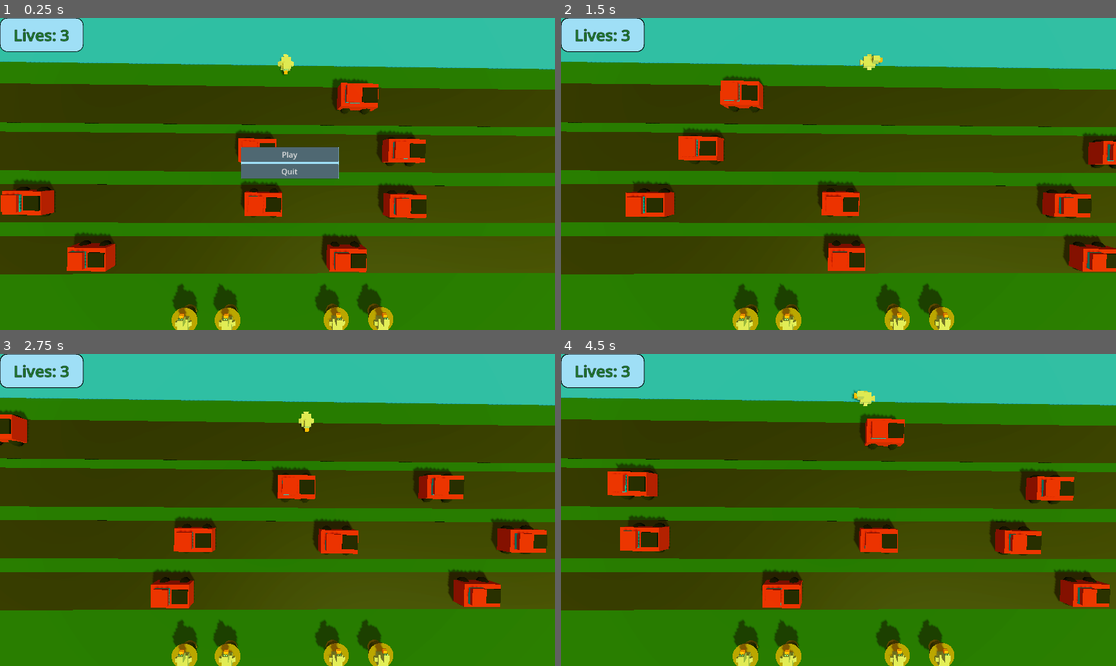
Above: before the commit, frames 1-4 (two rows, left to right).
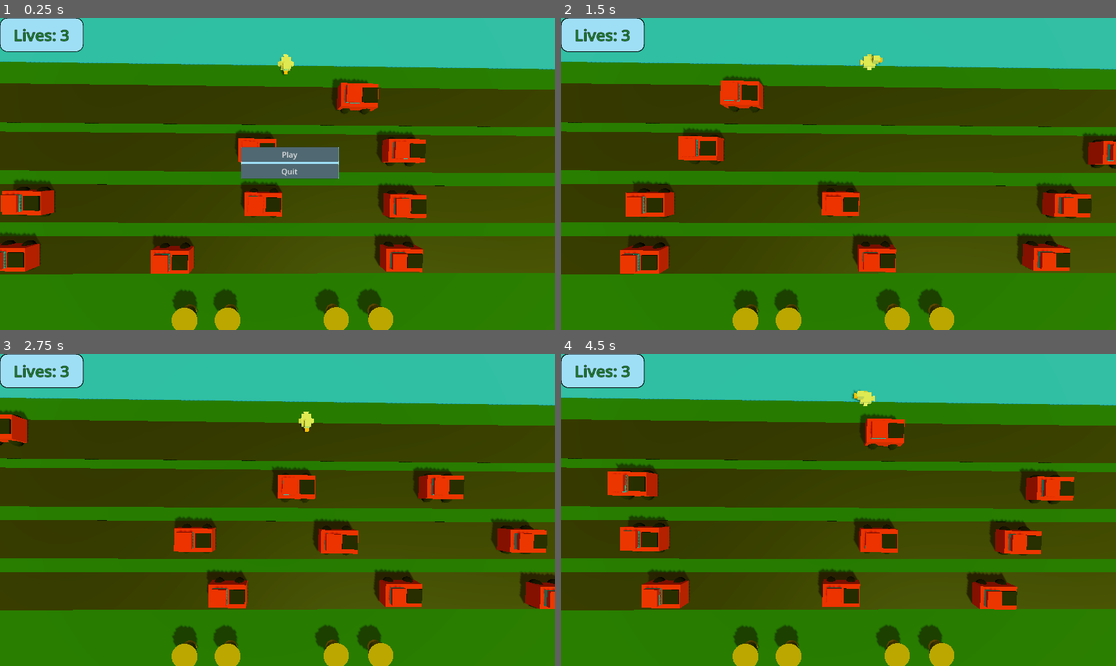
Above: after the commit, the same moments.

Repository: PushingPolygons/dangerxing-PCCDanny
Game: Godot game, scene res://Main/Main.tscn
Same seed, same stepped clock (60 frames per second), same inputs: the game is played once before the commit and once after it.
Inputs:
- Up to frame 1 (0.25 s): no input
- Up to frame 2 (1.5 s): click "Play" at 0.5 s; hold D (move_right) from 1.28 s (still down)
- Up to frame 3 (2.75 s): release D (move_right) at 2.03 s; hold S (move_down) from 2.03 s (still down)
- Up to frame 4 (4.5 s): release S (move_down) at 2.78 s; hold D (move_right) 2.78-3.53 s; hold W (move_up) 3.53-4.28 s; hold A (move_left) from 4.28 s (still down)

The runs differ from the first frame. In frame 1, 4.6% of the frame differs, in the area x 0-77%, y 68-100%; in frame 2, 4.6%; in frame 3, 4.8%; in frame 4, 5.0%, in the area x 14-99%, y 68-100%.

Commit message:
Roost array
the roost array

Diff:
--- a/Code/Main/Main.gd
+++ b/Code/Main/Main.gd
@@ -8,6 +8,9 @@
 @onready var quit_button = $Menu/VBoxContainer/QuitButton
 
 
+var roosts: Array[Roost] = [$Roosts/Roost1, $Roosts/Roost2, $Roosts/Roost3, $Roosts/Roost4]
+
+
 
 func _ready():
 	play_button.pressed.connect(OnPlayPressed)
@@ -15,7 +18,8 @@
 
 
 
-
+func IsGameOver():
+	return false
 
 
 func SpawnPlayer():
--- a/Code/Main/Main.tscn
+++ b/Code/Main/Main.tscn
@@ -81,13 +81,17 @@
 [node name="Vehicle" parent="." instance=ExtResource("4_bruup")]
 transform = Transform3D(0.0127057, 0, 0.999919, 0, 1, 0, -0.999919, 0, 0.0127057, 7.61419, 0.543458, -5.06648)
 
+[node name="Vehicle9" parent="." instance=ExtResource("4_bruup")]
+transform = Transform3D(0.0127057, 0, 0.999919, 0, 1, 0, -0.999919, 0, 0.0127057, -6.74719, 0.543458, 6.62609)
+speed = 5.0
+
 [node name="Vehicle8" parent="." instance=ExtResource("4_bruup")]
-transform = Transform3D(0.0127057, 0, 0.999919, 0, 1, 0, -0.999919, 0, 0.0127057, -8.46699, 0.543458, 6.44724)
-speed = 21.0
+transform = Transform3D(0.0127057, 0, 0.999919, 0, 1, 0, -0.999919, 0, 0.0127057, -17.8978, 0.543458, 6.44724)
+speed = 5.0
 
 [node name="Vehicle7" parent="." instance=ExtResource("4_bruup")]
 transform = Transform3D(0.0127057, 0, 0.999919, 0, 1, 0, -0.999919, 0, 0.0127057, 9.71289, 0.543458, 6.50821)
-speed = 21.0
+speed = 5.0
 
 [node name="Vehicle6" parent="." instance=ExtResource("4_bruup")]
 transform = Transform3D(0.0127057, 0, 0.999919, 0, 1, 0, -0.999919, 0, 0.0127057, 13.1578, 0.543458, 2.67134)
@@ -108,18 +112,6 @@
 [node name="Vehicle2" parent="." instance=ExtResource("4_bruup")]
 transform = Transform3D(0.0127057, 0, 0.999919, 0, 1, 0, -0.999919, 0, 0.0127057, 1.76883, 0.543458, -1.16633)
 speed = 15.0
-
-[node name="Roost" parent="." instance=ExtResource("5_qjt6c")]
-transform = Transform3D(1, 0, 0, 0, 1, 0, 0, 0, 1, -6.97526, -0.0121636, 10.7193)
-
-[node name="Roost4" parent="." instance=ExtResource("5_qjt6c")]
-transform = Transform3D(1, 0, 0, 0, 1, 0, 0, 0, 1, 6.82613, -0.0121636, 10.7193)
-
-[node name="Roost3" parent="." instance=ExtResource("5_qjt6c")]
-transform = Transform3D(1, 0, 0, 0, 1, 0, 0, 0, 1, 3.65449, -0.0121636, 10.7193)
-
-[node name="Roost2" parent="." instance=ExtResource("5_qjt6c")]
-transform = Transform3D(1, 0, 0, 0, 1, 0, 0, 0, 1, -3.98686, -0.0121636, 10.7193)
 
 [node name="Menu" type="PanelContainer" parent="."]
 anchors_preset = 15
@@ -143,3 +135,17 @@
 [node name="QuitButton" type="Button" parent="Menu/VBoxContainer"]
 layout_mode = 2
 text = "Quit"
+
+[node name="Roosts" type="Node3D" parent="."]
+
+[node name="Roost1" parent="Roosts" instance=ExtResource("5_qjt6c")]
+transform = Transform3D(1, 0, 0, 0, 1, 0, 0, 0, 1, -6.97526, -0.0121636, 10.7193)
+
+[node name="Roost2" parent="Roosts" instance=ExtResource("5_qjt6c")]
+transform = Transform3D(1, 0, 0, 0, 1, 0, 0, 0, 1, -3.98686, -0.0121636, 10.7193)
+
+[node name="Roost3" parent="Roosts" instance=ExtResource("5_qjt6c")]
+transform = Transform3D(1, 0, 0, 0, 1, 0, 0, 0, 1, 3.65449, -0.0121636, 10.7193)
+
+[node name="Roost4" parent="Roosts" instance=ExtResource("5_qjt6c")]
+transform = Transform3D(1, 0, 0, 0, 1, 0, 0, 0, 1, 6.82613, -0.0121636, 10.7193)
--- a/Code/Player/Player.gd
+++ b/Code/Player/Player.gd
@@ -65,7 +65,8 @@
 	if other_area is Vehicle:
 		kill()
 	elif other_area is Roost:
-		position = spawning_location
+		position = spawning_location # Jump back to spawn.
+		other_area.dummy.show()
 
 func kill():
 	player_lives -= 1
--- a/Code/Roost/Roost.gd
+++ b/Code/Roost/Roost.gd
@@ -1,2 +1,8 @@
 extends Area3D
 class_name Roost
+
+@onready var dummy = $Dummy
+
+
+func _ready():
+	dummy.hide()
